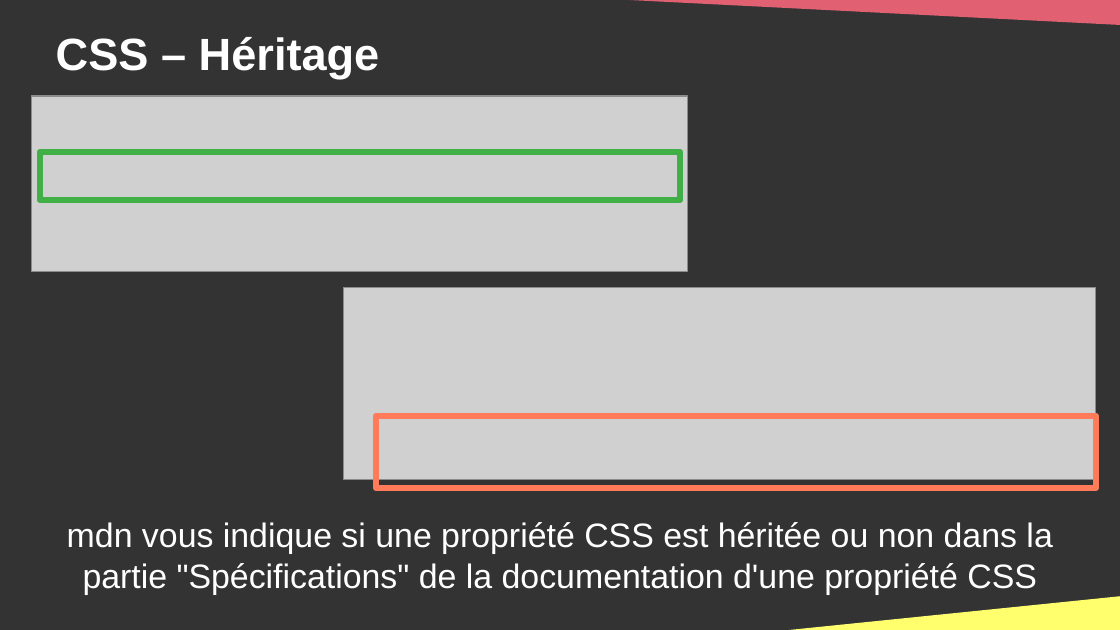
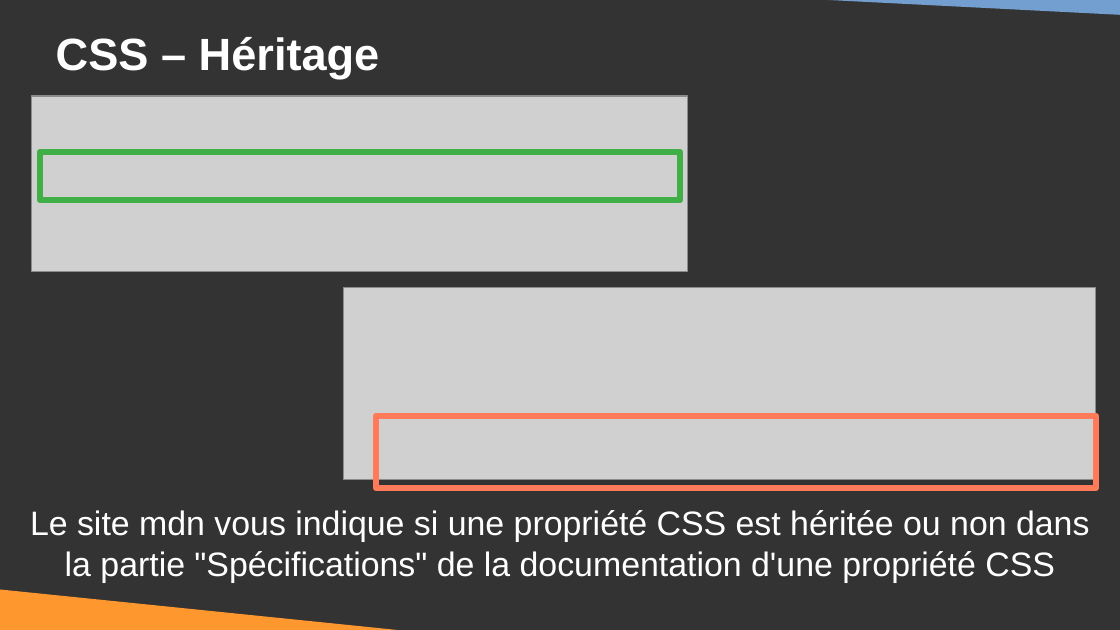
Before and after one commit to DanYellow/cours, a slide deck: slide 79 of integration-web-s1/travaux-pratiques/numero-3/presentation.odp. Drawn at 1120x630 pixels with LibreOffice and Linux fonts; fonts in the diff are those of the drawing; grey boxes stand for pictures. Boxes give left, top, right and bottom in pixels: in the first picture for what was removed or moved away, otherwise in the second. Text is boxed around its words. In the diff, an @@ line names an element or a change of style, - is before the commit and + after.

```diff
--- a/integration-web-s1/travaux-pratiques/numero-3/presentation.odp
+++ b/integration-web-s1/travaux-pratiques/numero-3/presentation.odp
@@ right triangle resized from (x1=542, y1=0, x2=1120, y2=25) to (x1=563, y1=0, x2=1120, y2=16) @@
@@ right triangle at (x1=563, y1=0, x2=1120, y2=16): fill #E16173 to #729FCF @@
@@ title at (x1=30, y1=510, x2=1089, y2=583): text changed @@
-mdn vous indique si une propriété CSS est héritée ou non dans la partie "Spécifications" de la documentation d'une propriété CSS
+Le site mdn vous indique si une propriété CSS est héritée ou non dans la partie "Spécifications" de la documentation d'une propriété CSS
@@ right triangle added at (x1=0, y1=584, x2=525, y2=630), fill #FF972F @@
@@ right triangle removed at (x1=756, y1=574, x2=1120, y2=630) @@
```
Also in this commit, not shown: 48 other slides changed, 1 slide added, 1 slide removed, 3 other files.
